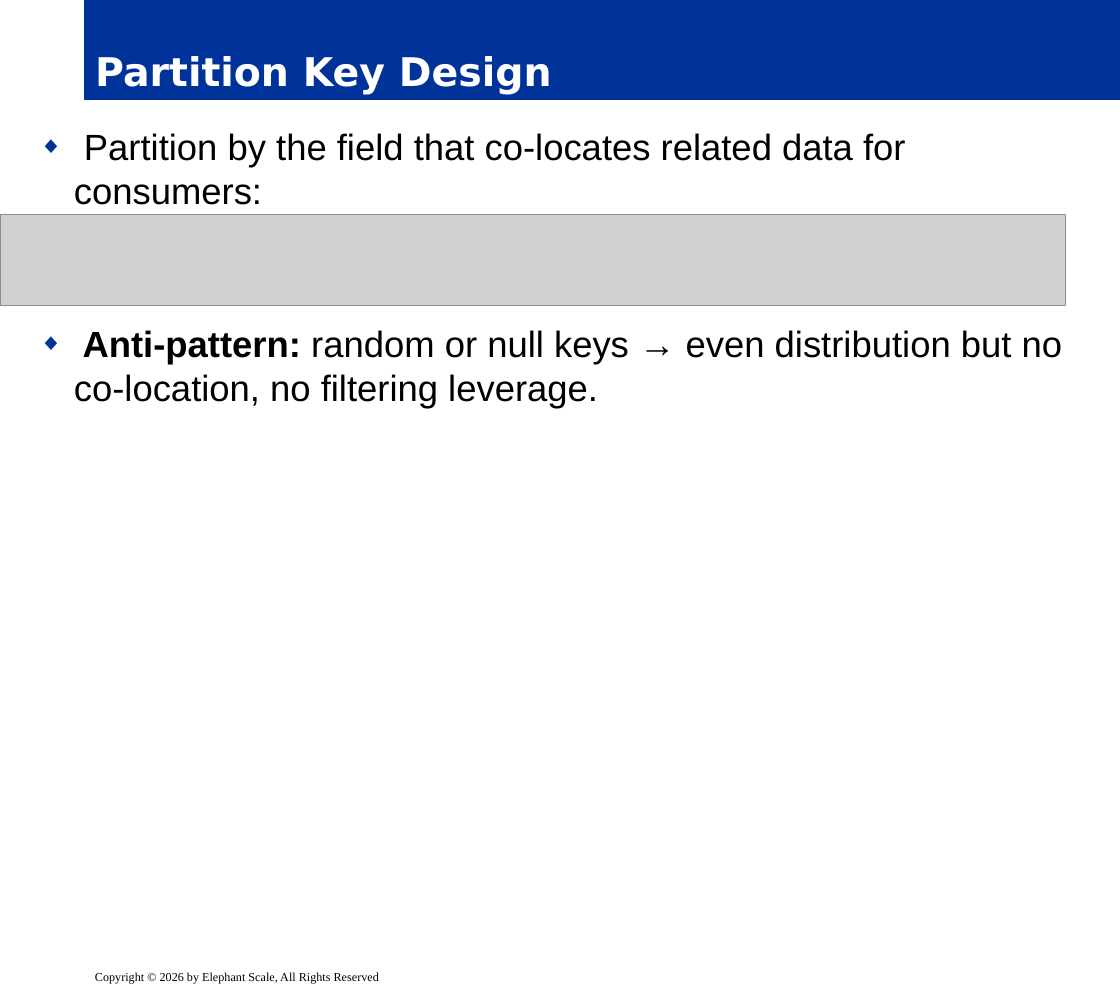
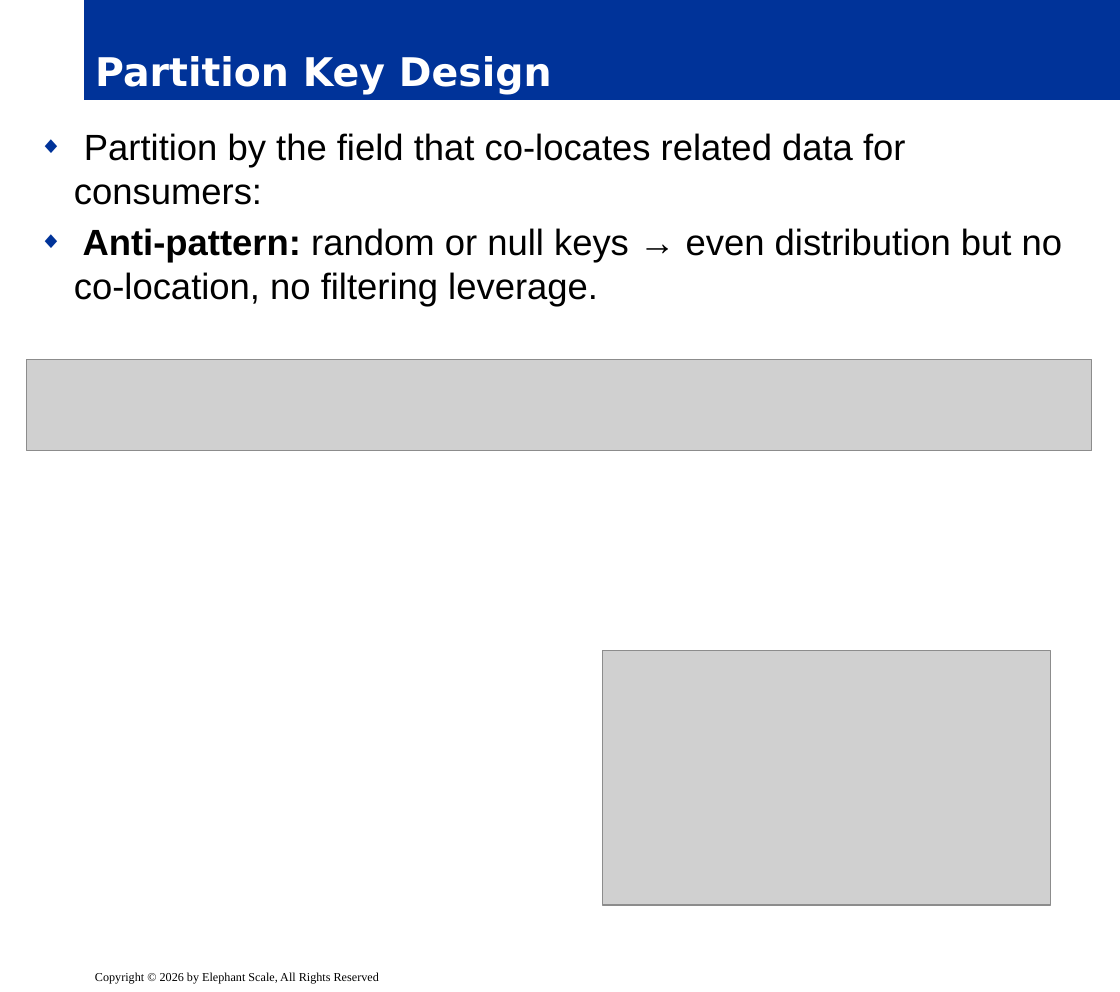
Before and after one commit to elephantscale/Advanced-Kafka-Streaming, a slide deck: slide 6 of slides/release/07__module7.pptx. Drawn at 1120x992 pixels with LibreOffice and Linux fonts; fonts in the diff are those of the drawing; grey boxes stand for pictures; background and template pictures are left out. Boxes give left, top, right and bottom in pixels: in the first picture for what was removed or moved away, otherwise in the second. Text is boxed around its words. In the diff, an @@ line names an element or a change of style, - is before the commit and + after.

```diff
--- a/slides/release/07__module7.pptx
+++ b/slides/release/07__module7.pptx
@@ text "Partition by the field that ..." rewrapped from box(74, 133, 1063, 408) to box(74, 133, 1063, 306) @@
@@ picture: place and size @@
-picture at box(0, 214, 1065, 306)
+picture at box(26, 359, 1092, 451)
@@ picture added at box(602, 650, 1051, 905) @@
```
Also in this commit, not shown: 13 other slides changed, 2 slides added.
